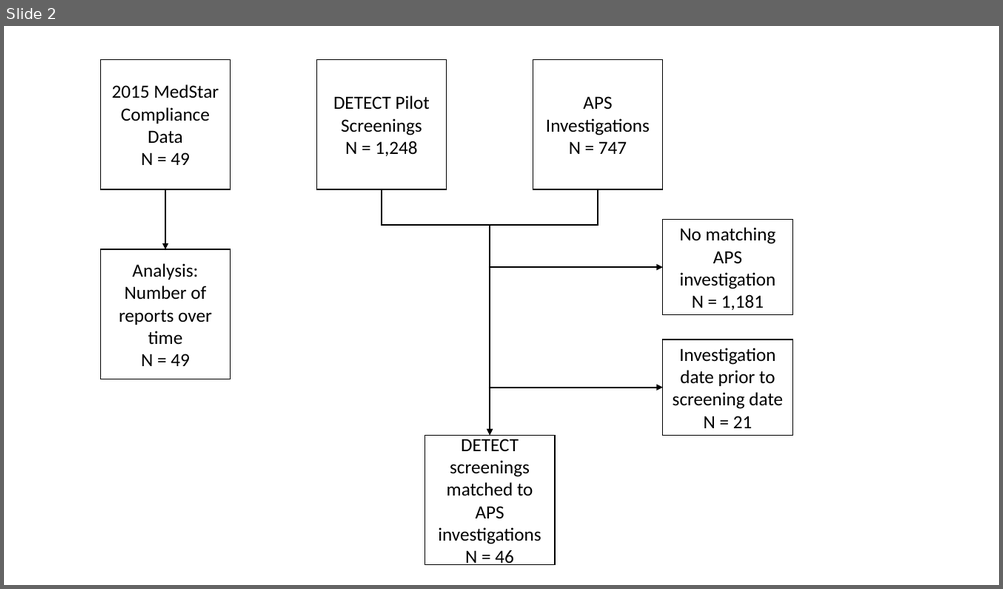
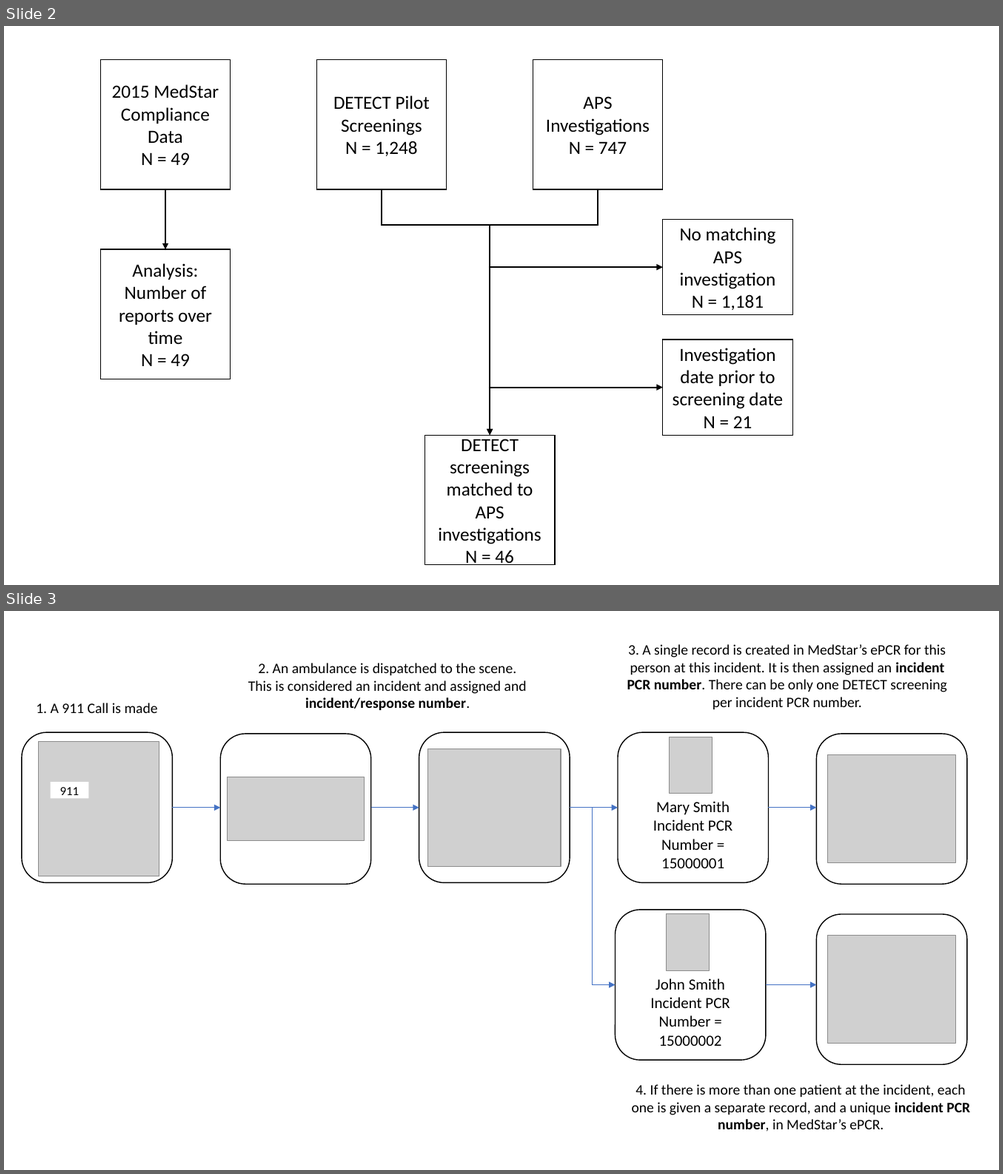
Before and after one commit to brad-cannell/detect_pilot_test_5w, a slide deck: images/detect_pilot_graphics.pptx. Shown one above the other, each under a label of ours: slide 2 before the commit, slides 2 and 3 after it. The pictures are 1003x589 and 1003x1174 pixels, drawn with LibreOffice and Linux fonts; fonts in the diff are those of the drawing; grey boxes stand for pictures. Boxes give left, top, right and bottom in pixels: in the first picture for what was removed or moved away, otherwise in the second. Text is boxed around its words. In the diff, an @@ line names an element or a change of style, - is before the commit and + after.

Commit message:
Figured out incident PCR numbers
It's important to understand the meaning of patient identification variables in the data, and the relationship between patient identification variables across both datasets. However, after manually checking the datasets we found that the terms "Incident" and "Response" are used inconsistently between files. We fixed the MedStar datasets so that incident PCR  number represents a unique incident/person combination.

```diff
--- a/images/detect_pilot_graphics.pptx
+++ b/images/detect_pilot_graphics.pptx
@@ slide 3 added at bbox=[4, 611, 999, 1170], background #FFFFFF @@
@@ group added at bbox=[22, 644, 970, 1132]: 7 rounded rectangles, 7 pictures, 5 arrows, 4 texts, 1 rectangle, 1 elbow arrow @@
+911
+1. A 911 Call is made
+2. An ambulance is dispatched to the scene.
+This is considered an incident and assigned and incident/response number.
+Mary Smith
+Incident PCR Number = 15000001
+3. A single record is created in MedStar’s ePCR for this person at this incident. It is then assigned an incident PCR number. There can be only one DETECT screening per incident PCR number.
+John Smith
+Incident PCR Number = 15000002
+4. If there is more than one patient at the incident, each one is given a separate record, and a unique incident PCR number, in MedStar’s ePCR.
```
Also in this commit, not shown: 1 other slide added, 1 slide removed, 6 other files.
